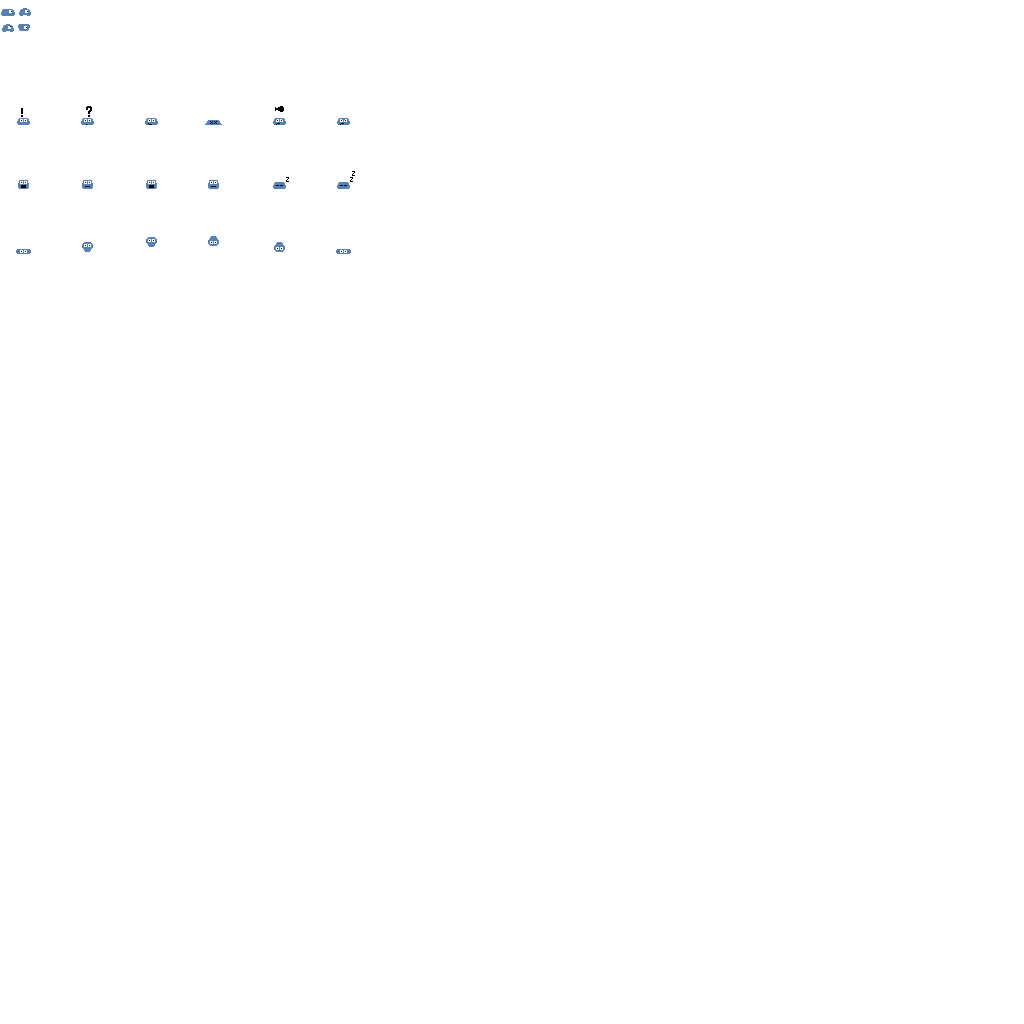
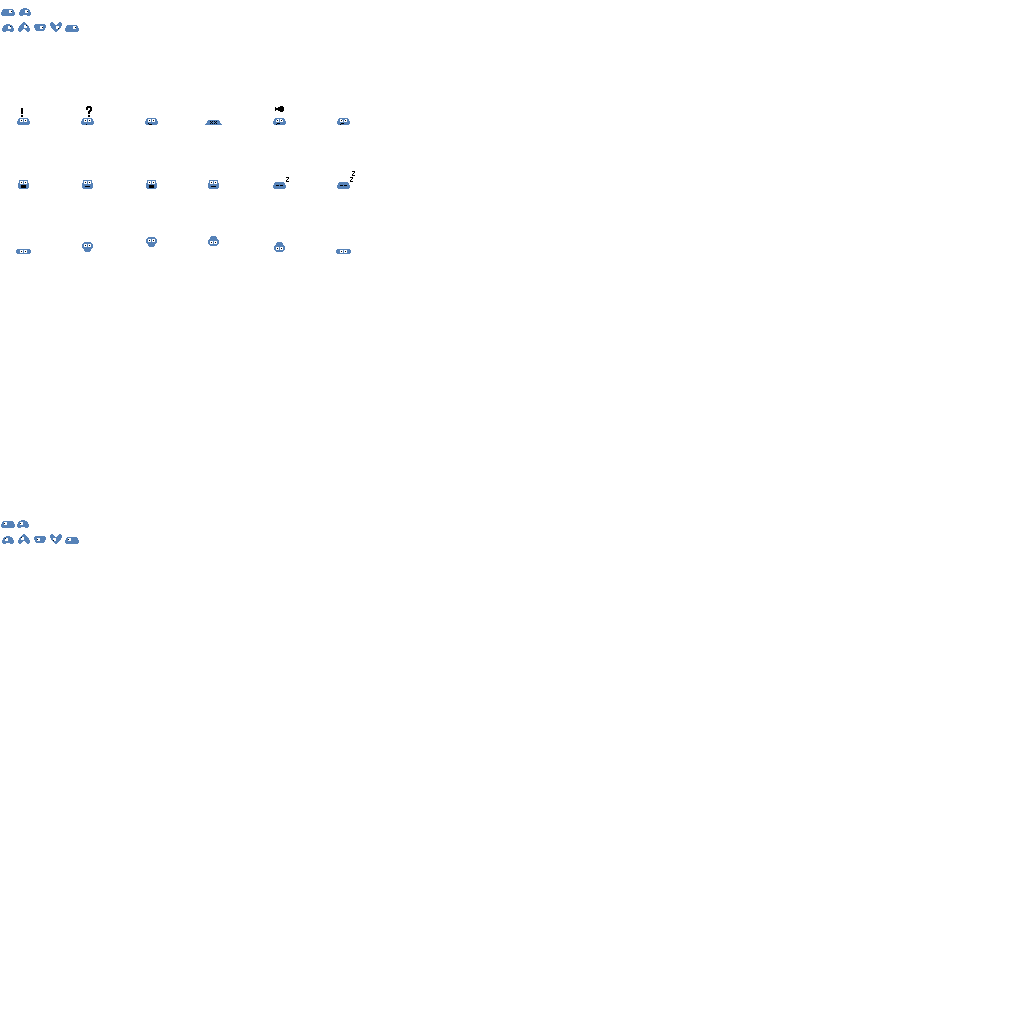
Layered file, before and after one edit (1024x1024). Changes by layer:
renamed "blue copy" to "blue", painted on it over 1, 22, 79, 544
